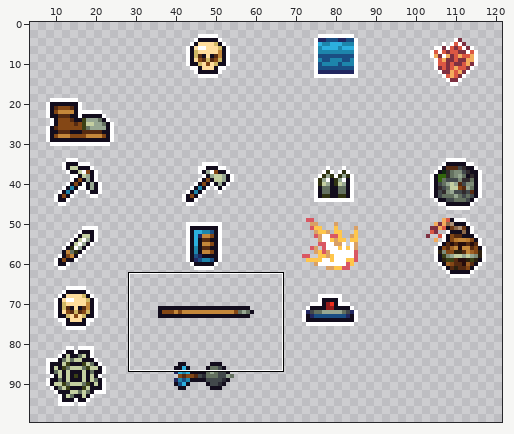
Sprite sheet -- ArmoredWarfare/Sprites/Indicators/KillfeedIcons.png. The picture above shows the old version from afar; the outline marks the close-up.
Close-up. First the earlier version:
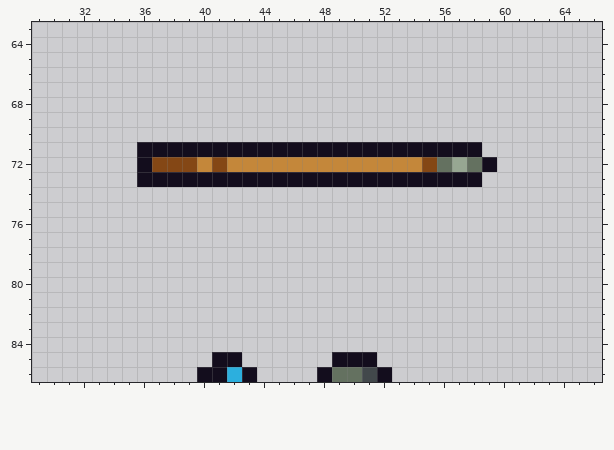
The file is 128x128 pixels. Colours within 5 levels of each other are drawn and written as one. Shown: x 29..66, y 63..86. The wide view leaves out empty margins.
Once edited:
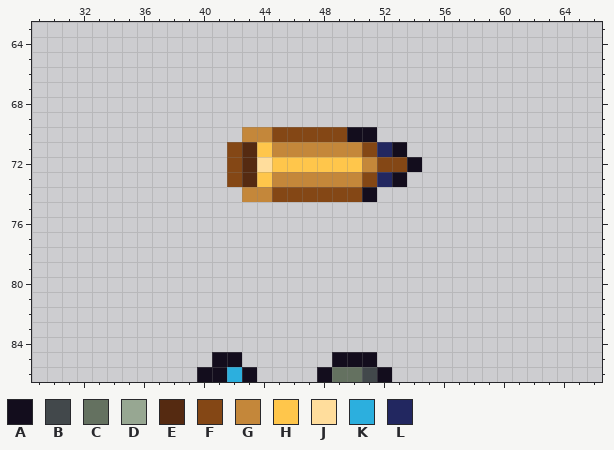
Palette (. is transparent): A #130d1d  B #42484b  C #647160  D #97a792  E #552a11  F #844715  G #c4873a  H #ffc64b  J #ffdd9c  K #2cafde  L #222760
The exact change:
y 70: x 43..51 ......... -> GGFFFFFAA
y 71: x 36..52 AAAAAAAAAAAAAAAAA -> ......FEHGGGGGGFL; x 54..58 AAAAA -> .....
y 72: x 36..50 AFFFGFGGGGGGGGG -> ......FEJHHHHHH; x 52..59 GGGFCDCA -> FFA.....
y 73: x 36..52 AAAAAAAAAAAAAAAAA -> ......FEHGGGGGGFL; x 54..58 AAAAA -> .....
y 74: x 43..51 ......... -> GGFFFFFFA
Changed places in both close-ups, as pixel boxes (x1, y1, x2, y2):
changed: (137, 127, 497, 202)
